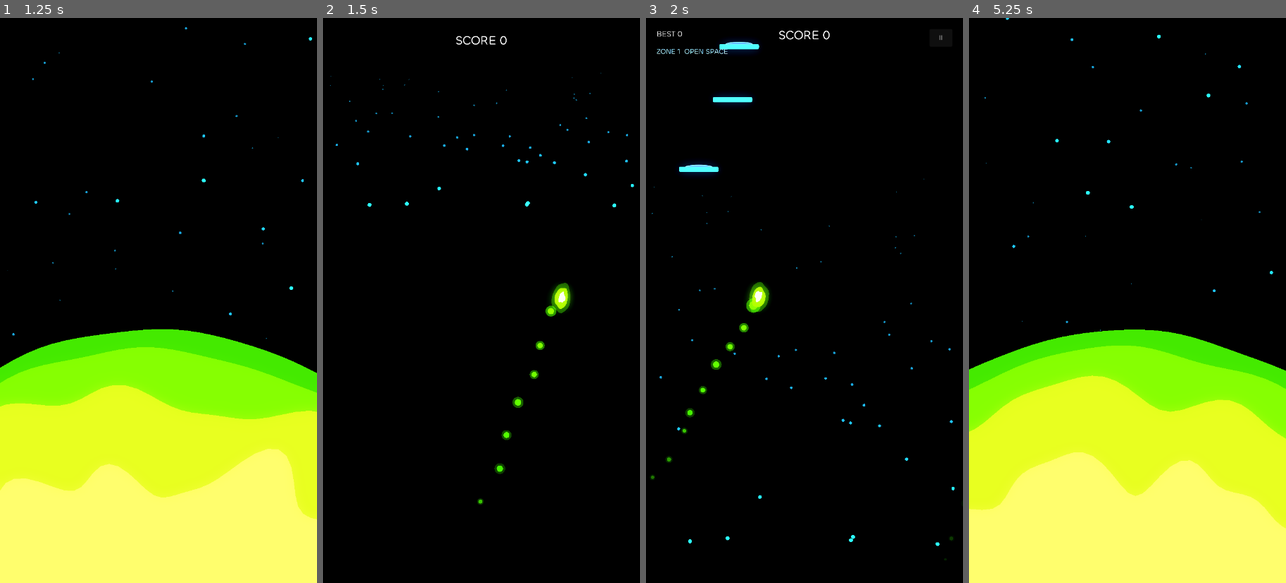
Above: before the commit, frames 1-4 (left to right).
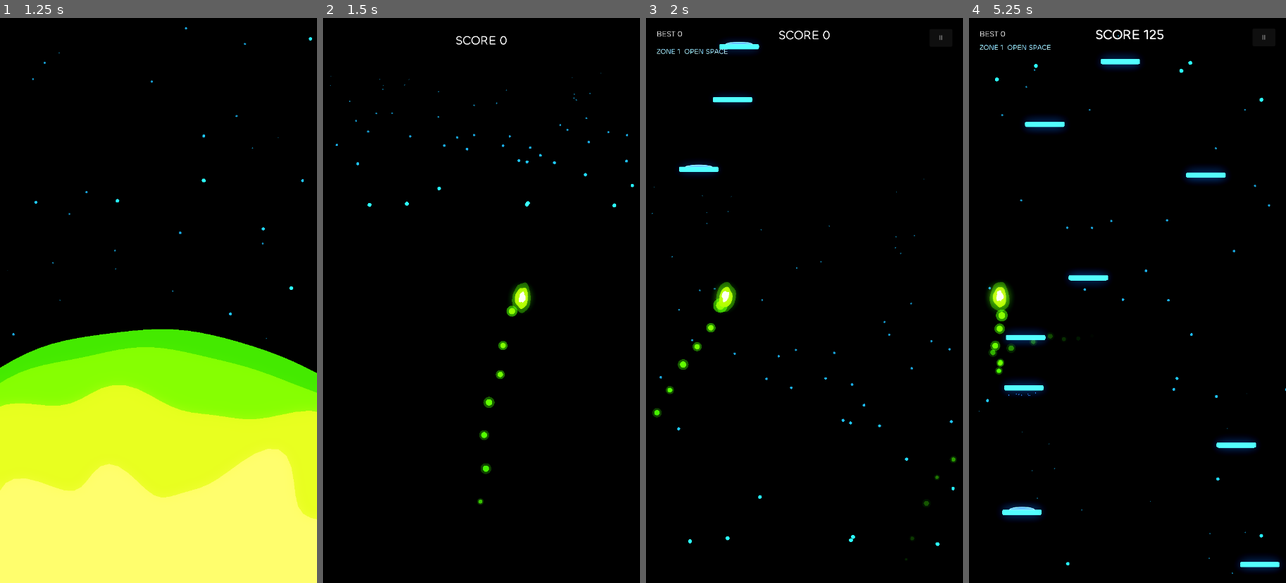
Above: after the commit, the same moments.

Repository: ganbay/jump-game
Game: Godot game, scene res://scenes/main_menu.tscn
Same seed, same stepped clock (60 frames per second), same inputs: the game is played once before the commit and once after it. Sound files missing from this copy of the repository are replaced by a short silence.
Inputs (mouse positions are in pixels of both pictures, inside the frame that each line leads up to):
- Up to frame 1 (1.25 s): click "PLAY" at 0.5 s
- Up to frame 2 (1.5 s): tap Enter at 1.25 s; move the mouse to (551, 272) at 1.27 s; hold Right (ui_right) from 1.28 s (still down); tap Space at 1.35 s; click (551, 272) at 1.42 s
- Up to frame 3 (2 s): keep holding Right (ui_right); tap Space at 1.52, 1.82 s
- Up to frame 4 (5.25 s): release Right (ui_right) at 2 s; drag from (1064, 328) to (1022, 170) at 2.02 s; move the mouse to (1159, 176) at 2.77 s; hold Right (ui_right) 2.78-3.5 s; tap Space at 2.85, 4.35, 4.52, 4.82 s; click (1159, 176) at 2.92 s; drag from (1111, 413) to (1064, 323) at 3.52 s; move the mouse to (1222, 385) at 4.27 s; hold Left (ui_left) 4.28-5 s; click (1222, 385) at 4.42 s; click (1127, 328) at 5 s, where only the run before the commit has a clickable "RESTART"

Frame 1 is identical in both runs. In frame 2, 1.1% of the frame differs, in the area x 49-79%, y 46-81%; in frame 3, 1.1%; in frame 4, 45%, in the area x 0-100%, y 0-100%.

Commit message:
streak fix

Diff:
--- a/scenes/main.tscn
+++ b/scenes/main.tscn
@@ -128,6 +128,7 @@
 offset_top = 24.0
 offset_right = -24.0
 offset_bottom = 64.0
+focus_mode = 0
 text = "II"
 
 [node name="PausePanel" type="Control" parent="UI" unique_id=938220116]
@@ -173,6 +174,7 @@
 offset_top = -28.0
 offset_right = 110.0
 offset_bottom = 28.0
+focus_mode = 0
 theme_override_font_sizes/font_size = 20
 text = "RESUME"
 
@@ -186,6 +188,7 @@
 offset_top = -28.0
 offset_right = 130.0
 offset_bottom = 28.0
+focus_mode = 0
 theme_override_font_sizes/font_size = 20
 text = "CONTROLS: TOUCH"
 
@@ -199,6 +202,7 @@
 offset_top = -28.0
 offset_right = 110.0
 offset_bottom = 28.0
+focus_mode = 0
 theme_override_font_sizes/font_size = 20
 text = "MENU"
 
@@ -259,6 +263,7 @@
 offset_top = -28.0
 offset_right = 110.0
 offset_bottom = 28.0
+focus_mode = 0
 theme_override_font_sizes/font_size = 20
 text = "RESTART"
 
@@ -272,6 +277,7 @@
 offset_top = -28.0
 offset_right = 110.0
 offset_bottom = 28.0
+focus_mode = 0
 theme_override_font_sizes/font_size = 20
 text = "MENU"
 
@@ -334,6 +340,7 @@
 offset_top = -28.0
 offset_right = 130.0
 offset_bottom = 28.0
+focus_mode = 0
 theme_override_font_sizes/font_size = 20
 text = "KEEP CLIMBING"
 
@@ -347,6 +354,7 @@
 offset_top = -28.0
 offset_right = 130.0
 offset_bottom = 28.0
+focus_mode = 0
 theme_override_font_sizes/font_size = 20
 text = "END RUN"
 
--- a/scripts/game.gd
+++ b/scripts/game.gd
@@ -39,6 +39,17 @@
 const STREAK_SHAKE_STEP := 2.6
 ## Pixels of shake bled off per second.
 const STREAK_SHAKE_DECAY := 48.0
+## The counter is a hit of feedback, not a readout: it appears on the streak
+## that earned it and takes itself away again, so a long run is not spent with
+## a label parked in the middle of the screen.
+const STREAK_SHOW_TIME := 1.0
+const STREAK_FADE_TIME := 0.3
+## Losing a streak takes the same slot as earning one, in a warning colour --
+## the counter vanishing on its own said nothing about why.
+const STREAK_FAIL_COLOR := Color(2.4, 0.5, 0.6)
+## A streak has to have been worth showing before losing it is worth
+## announcing. Below this a mistimed landing is just a landing.
+const STREAK_FAIL_MIN := 2
 ## The counter reads white whatever the character's colour is. It sits above
 ## the environment's HDR glow threshold of 1.0, which is what makes it bloom
 ## like the rest of the scene rather than sitting flat on top of it.
@@ -80,6 +91,10 @@
 var _score_base_position: Vector2
 var _streak_base_position: Vector2
 var _shown_score: int = -1
+## The streak the last landing reported. The player only sends the new value,
+## so this is what makes a drop to zero distinguishable from never having had
+## one.
+var _last_streak: int = 0
 ## Height gained on the launch burst is free, so scoring is measured from where
 ## that burst tops out rather than from the launch point.
 var _score_origin_y: float = 0.0
@@ -94,6 +109,7 @@
 var _shake: Vector2 = Vector2.ZERO
 var _streak_shake: float = 0.0
 var _streak_tween: Tween
+var _streak_fade_tween: Tween
 var _hud_nodes: Array[Control] = []
 var _hud_home: Array[Vector2] = []
 var _death_margin: float = 720.0
@@ -283,13 +299,15 @@
 
 func _on_player_landed(platform: Node, boosted: bool, streak: int) -> void:
 	run_max_streak = maxi(run_max_streak, streak)
-	var label := "STREAK x%d" % streak if streak > 1 else ""
-	if label != streak_label.text:
-		streak_label.text = label
+	var broke := streak == 0 and _last_streak >= STREAK_FAIL_MIN
+	_last_streak = streak
 	_grow_to(score_label, 1.0 + STREAK_SCALE_STEP * clampi(streak, 0, STREAK_SCALE_CAP))
+	if broke:
+		_show_streak_message("FAILED", STREAK_FAIL_COLOR)
 	# Only a landing that actually extends the streak punches the counter --
 	# ordinary jumps leave it sitting still.
-	if boosted and streak > 1:
+	elif boosted and streak > 1:
+		_show_streak_message("STREAK x%d" % streak, STREAK_TEXT_COLOR)
 		_punch_streak(streak)
 	if boosted:
 		_spawn_burst(platform)
@@ -313,6 +331,30 @@
 		.set_trans(Tween.TRANS_BACK).set_ease(Tween.EASE_OUT)
 	_streak_shake = STREAK_SHAKE_BASE + STREAK_SHAKE_STEP * float(tier)
 
+## Puts one message in the counter's slot and flashes it. Any punch still
+## springing back from the streak that just ended is cancelled first, so a
+## FAILED does not inherit the swagger of the streak it is reporting the loss
+## of; a streak message re-punches straight after this anyway.
+func _show_streak_message(text: String, color: Color) -> void:
+	if streak_label.text != text:
+		streak_label.text = text
+	streak_label.add_theme_color_override("font_color", color)
+	if _streak_tween != null and _streak_tween.is_valid():
+		_streak_tween.kill()
+	streak_label.scale = Vector2.ONE
+	_flash_streak()
+
+## Brings the counter up and then takes it away. Restarted by every streak, so
+## back-to-back streaks hold it on screen continuously instead of blinking it
+## off between them.
+func _flash_streak() -> void:
+	if _streak_fade_tween != null and _streak_fade_tween.is_valid():
+		_streak_fade_tween.kill()
+	streak_label.modulate.a = 1.0
+	_streak_fade_tween = create_tween()
+	_streak_fade_tween.tween_interval(STREAK_SHOW_TIME)
+	_streak_fade_tween.tween_property(streak_label, "modulate:a", 0.0, STREAK_FADE_TIME)
+
 func _spawn_burst(platform: Node) -> void:
 	var burst := preload("res://scenes/landing_burst.tscn").instantiate()
 	burst.color = Settings.platform_color if platform is Platform else BURST_COLOR
--- a/scripts/player.gd
+++ b/scripts/player.gd
@@ -38,8 +38,12 @@
 @export var boost_move_multiplier: float = 1.4
 @export var streak_jump_step: float = 0.1
 @export var streak_jump_cap: int = 10
-@export var landing_window_ms: int = 140
+@export var landing_window_ms: int = 100
 @export var drag_sensitivity: float = 1.3
+## How fast the arrow keys ramp horizontal speed. They used to snap straight to
+## full move_speed on the first frame, which on a keyboard reads as
+## hair-trigger: one tap threw the character across a whole platform.
+@export var key_accel: float = 4200.0
 @export var tilt_sensitivity: float = 220.0
 @export var tilt_deadzone: float = 0.6
 @export var invert_tilt: bool = false
@@ -73,7 +77,19 @@
 var is_fast_falling: bool = false
 var streak: int = 0
 var last_press_ms: int = -999999
+## The press before `last_press_ms`. A timed landing has to come from one
+## deliberate tap, so the window must hold exactly one press. Every press
+## refreshes `last_press_ms`, so without this second timestamp a player mashing
+## the screen on the way down satisfies the window on every landing and never
+## has to time anything -- and in TOUCH mode they are already pressing to
+## steer, which made it close to free.
+var _prev_press_ms: int = -999999
 var _last_pointer_x: float = 0.0
+## Whether the hold in progress came from a pointer. A keyboard hold must not
+## run the drag branch below: it would read the (stationary) mouse every frame
+## and zero the horizontal velocity, so tapping space to time a landing killed
+## whatever drift the arrow keys had built up.
+var _hold_is_pointer: bool = true
 var _attempted_since_last_landing: bool = false
 var _viewport_width: float = 720.0
 ## Impact compression, 1.0 = fully squashed. Driven as a damped spring rather
@@ -116,12 +132,14 @@
 	elif event is InputEventScreenTouch:
 		_set_hold(event.pressed, event.position.x)
 	elif event is InputEventKey and event.keycode == KEY_SPACE and not event.echo:
-		_set_hold(event.pressed, get_viewport().get_mouse_position().x)
-
-func _set_hold(pressed: bool, pointer_x: float) -> void:
+		_set_hold(event.pressed, get_viewport().get_mouse_position().x, false)
+
+func _set_hold(pressed: bool, pointer_x: float, from_pointer: bool = true) -> void:
 	var was_holding := is_holding
 	is_holding = pressed
 	if pressed:
+		_hold_is_pointer = from_pointer
+		_prev_press_ms = last_press_ms
 		last_press_ms = Time.get_ticks_msec()
 		_last_pointer_x = pointer_x
 		_attempted_since_last_landing = true
@@ -137,14 +155,14 @@
 	var speed := move_speed * (boost_move_multiplier if is_fast_falling else 1.0)
 	var key_axis := Input.get_axis("ui_left", "ui_right")
 	if key_axis != 0.0:
-		velocity.x = key_axis * speed
+		velocity.x = move_toward(velocity.x, key_axis * speed, key_accel * delta)
 	elif Settings.control_scheme == Settings.ControlScheme.TILT:
 		var tilt := Input.get_accelerometer().x * (-1.0 if invert_tilt else 1.0)
 		if absf(tilt) < tilt_deadzone:
 			velocity.x = move_toward(velocity.x, 0.0, move_speed * 4.0 * delta)
 		else:
 			velocity.x = clampf(tilt * tilt_sensitivity, -speed, speed)
-	elif is_holding:
+	elif is_holding and _hold_is_pointer:
 		var pointer_x := get_viewport().get_mouse_position().x
 		var drag_delta := pointer_x - _last_pointer_x
 		_last_pointer_x = pointer_x
@@ -187,7 +205,13 @@
 	return area.width / 2.0 if area is Platform else PLATFORM_HALF_WIDTH
 
 func _land_on(area: Node) -> void:
-	var is_timed := Time.get_ticks_msec() - last_press_ms <= landing_window_ms
+	var now := Time.get_ticks_msec()
+	# Counting presses since the last landing would not work here: steering is
+	# press-and-drag, so an ordinary flight already spends two or three presses
+	# before the timing tap. What has to be sole is the press inside the window.
+	var in_window := now - last_press_ms <= landing_window_ms
+	var single_tap := now - _prev_press_ms > landing_window_ms
+	var is_timed := in_window and single_tap
 	# The boost belongs to the platform, not to "wasn't the last one I touched":
 	# a mistimed landing spends nothing, so the next streak can start right here.
 	var boosted := is_timed and not _boost_spent(area)
